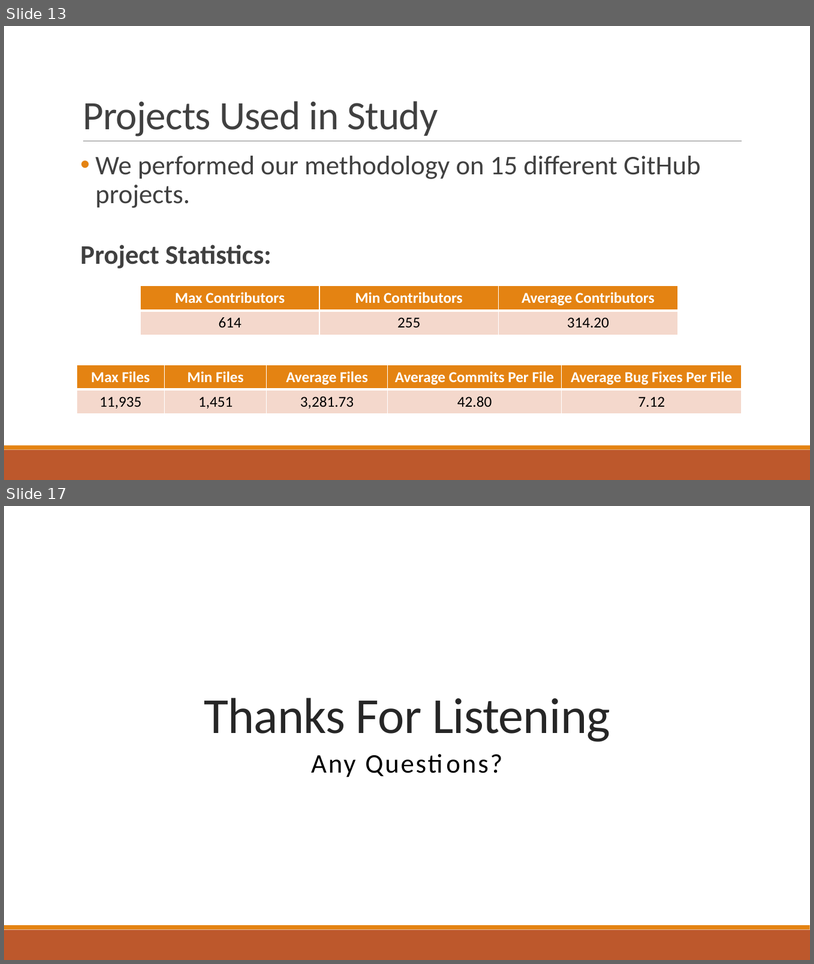
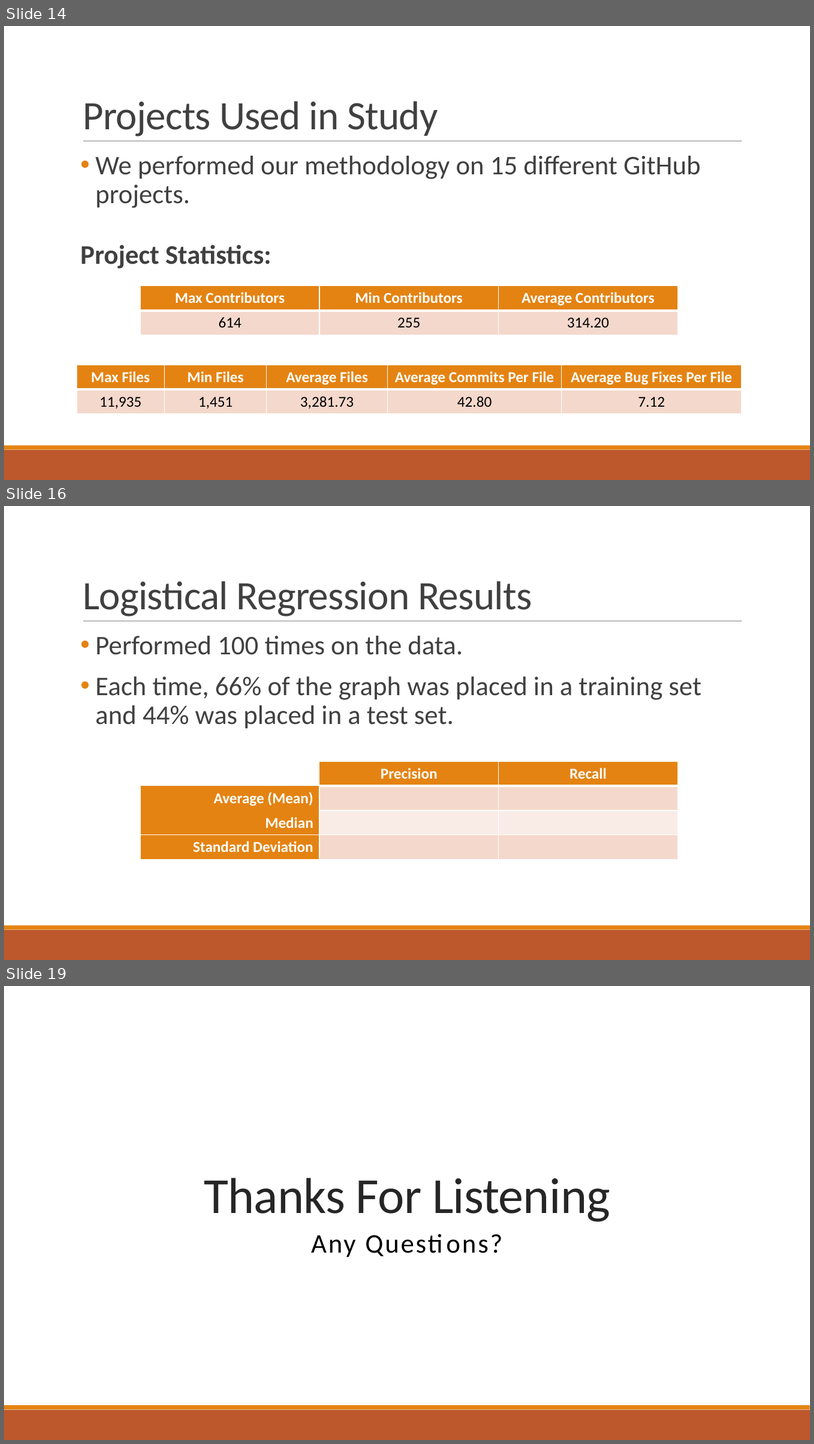
Before and after one commit to bmuscede/NetworkMine, a slide deck: Final-Presentation/Presentation.pptx. Shown one above the other, each under a label of ours: slides 13 and 17 before the commit, slides 14, 16 and 19 after it; the slides between them are not shown. The pictures are 814x964 and 814x1444 pixels, drawn with LibreOffice and Linux fonts; fonts in the diff are those of the drawing; background and template pictures are left out. Boxes give left, top, right and bottom in pixels: in the first picture for what was removed or moved away, otherwise in the second. Text is boxed around its words. In the diff, an @@ line names an element or a change of style, - is before the commit and + after.

Commit message:
Updated the Logistic Regression system

```diff
--- a/Final-Presentation/Presentation.pptx
+++ b/Final-Presentation/Presentation.pptx
@@ slide 16 added at bbox=[4, 506, 810, 960], background #FFFFFF; not listed: 3 template elements that a slide beside it also shows @@
@@ title added at bbox=[83, 581, 532, 616], 48 pt, text #404040 @@
+Logistical Regression Results
@@ text added at bbox=[95, 636, 702, 729], 32 pt, text #404040 @@
+• Performed 100 times on the data.
+• Each time, 66% of the graph was placed in a training set and 44% was placed in a test set.
@@ table added at bbox=[141, 761, 678, 859], 4 rows, 3 columns @@
+ | Precision | Recall
+Average (Mean) |  | 
+Median |  | 
+Standard Deviation |  | 
@@ what was slide 13 is now slide 14 @@
@@ what was slide 17 is now slide 19 @@
```
Also in this commit, not shown: 2 slides changed, 2 other slides added, 1 slide removed, 2 other files.
